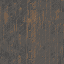
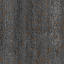
Before/after of a w=64, h=64 layered artwork. What changed in the layer stack:
renamed "Layer 0" to "33", moved it above "50", painted on it, masked it over [0, 0, 64, 64]
added layer "50" above "66" over [0, 0, 64, 64]
added layer "66" above "Base" over [0, 0, 64, 64]
added layer "Base" above "Layer 1" over [0, 0, 64, 64]
hid "Layer 1", painted on it, unmasked it over [0, 0, 64, 64]
